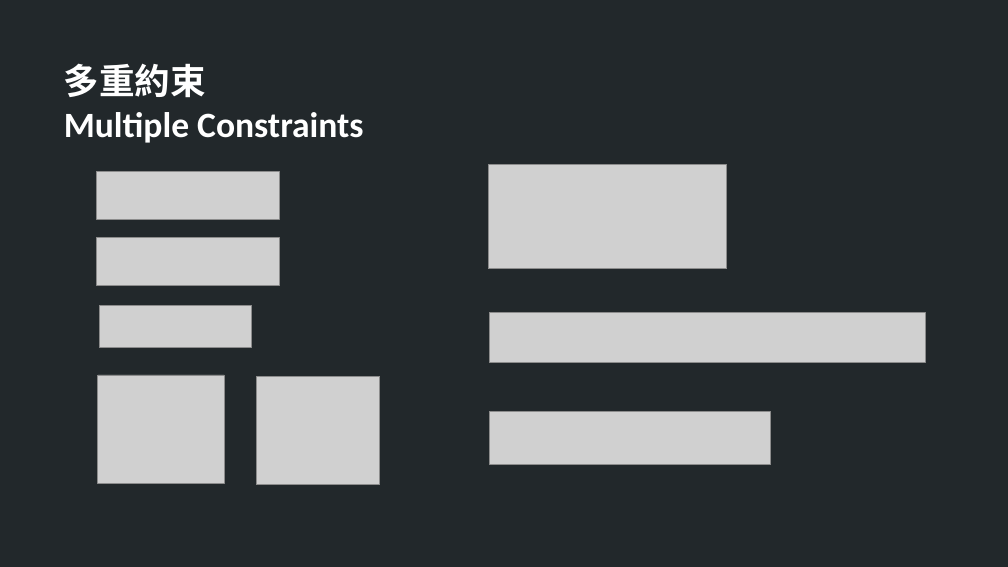
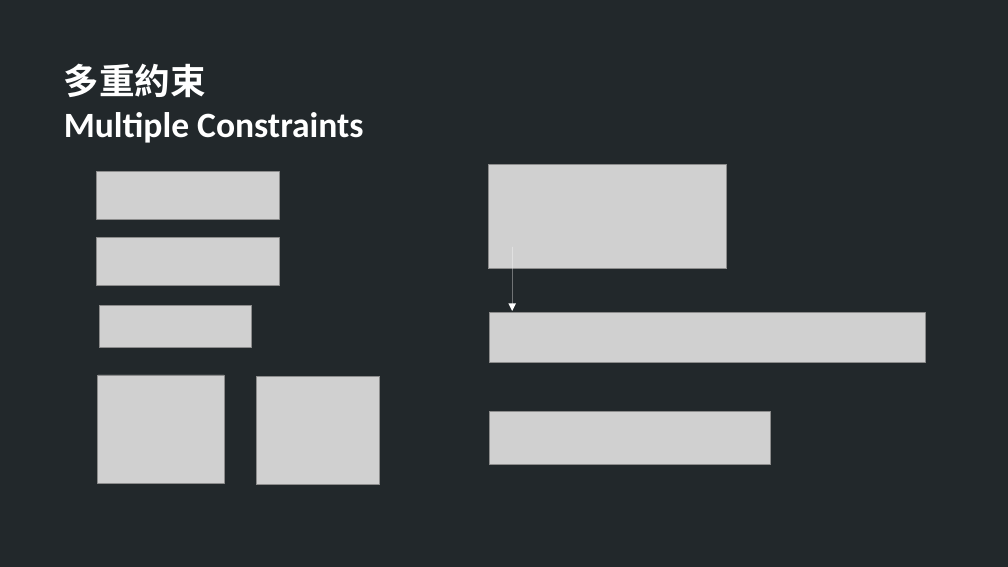
Before and after one commit to TheAllenChou/unity-physics-constraints, a slide deck: slide 13 of slides/physics constraints in games.odp. Drawn at 1008x567 pixels with LibreOffice and Linux fonts; fonts in the diff are those of the drawing; grey boxes stand for pictures. Boxes give left, top, right and bottom in pixels: in the first picture for what was removed or moved away, otherwise in the second. Text is boxed around its words. In the diff, an @@ line names an element or a change of style, - is before the commit and + after.

```diff
--- a/slides/physics constraints in games.odp
+++ b/slides/physics constraints in games.odp
@@ arrow added from (512, 247) to (512, 311), #FFFFFF 0 pt @@
```
Also in this commit, not shown: 7 other slides changed.
